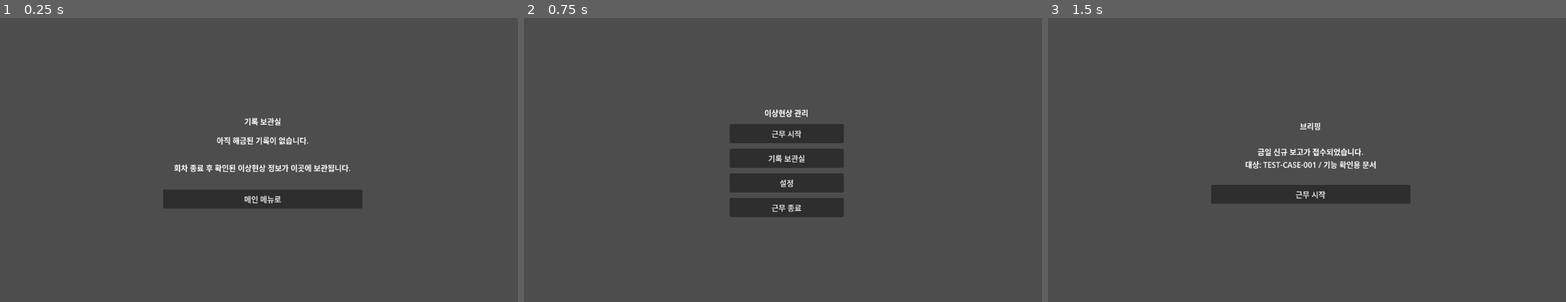
Above: before the commit, frames 1-3 (left to right).
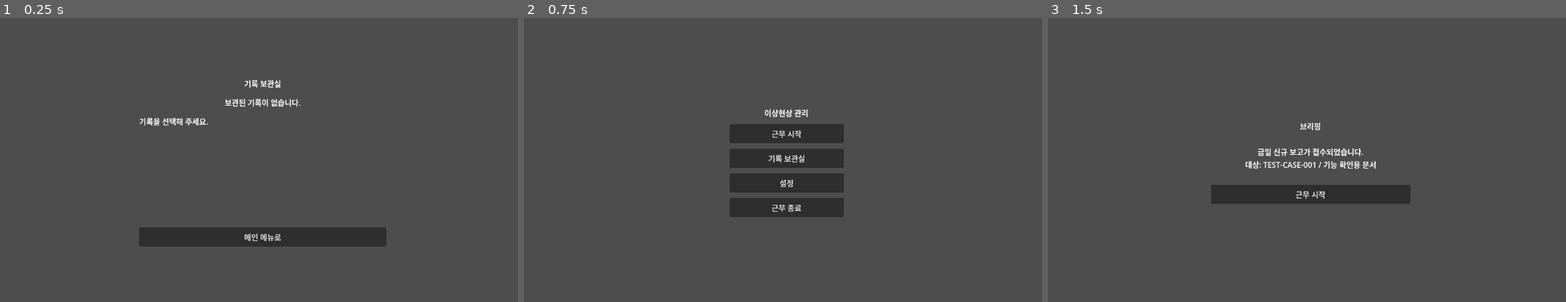
Above: after the commit, the same moments.

Repository: maze4670/AnomalyManagementBranch
Game: Godot game, scene res://scenes/archive/ArchiveScreen.tscn
The game is run twice, just before and just after one commit, with the same random seed, the same clock (stepped at 60 frames per second) and the same inputs. The project has no main scene, so this scene is started directly.
Inputs:
- Up to frame 1 (0.25 s): no input
- Up to frame 2 (0.75 s): click "메인 메뉴로" at 0.5 s
- Up to frame 3 (1.5 s): click "근무 시작" at 1.25 s

The runs differ from the first frame. In frame 1, 7.1% of the frame differs, in the area x 26-75%, y 21-81%; in frame 2, nothing differs; in frame 3, nothing differs.

Commit message:
Remove archive system explanation text

Diff:
--- a/scenes/archive/ArchiveScreen.tscn
+++ b/scenes/archive/ArchiveScreen.tscn
@@ -31,13 +31,13 @@
 
 [node name="EmptyLabel" type="Label" parent="CenterContainer/ContentContainer"]
 layout_mode = 2
-text = "아직 해금된 기록이 없습니다."
+text = "보관된 기록이 없습니다."
 horizontal_alignment = 1
 vertical_alignment = 1
 
 [node name="ArchiveListTitleLabel" type="Label" parent="CenterContainer/ContentContainer"]
 layout_mode = 2
-text = "해금된 기록"
+text = "보관된 기록"
 horizontal_alignment = 1
 vertical_alignment = 1
 
@@ -45,12 +45,11 @@
 layout_mode = 2
 theme_override_constants/separation = 8
 
-[node name="DescriptionLabel" type="Label" parent="CenterContainer/ContentContainer"]
-custom_minimum_size = Vector2(420, 60)
+[node name="DetailLabel" type="Label" parent="CenterContainer/ContentContainer"]
+custom_minimum_size = Vector2(520, 220)
 layout_mode = 2
-text = "회차 종료 후 확인된 이상현상 정보가 이곳에 보관됩니다."
-horizontal_alignment = 1
-vertical_alignment = 1
+text = "기록을 선택해 주세요."
+vertical_alignment = 0
 autowrap_mode = 3
 
 [node name="MainMenuButton" type="Button" parent="CenterContainer/ContentContainer"]
--- a/scripts/ui/archive/archive_screen.gd
+++ b/scripts/ui/archive/archive_screen.gd
@@ -7,6 +7,7 @@
 @onready var empty_label: Label = $CenterContainer/ContentContainer/EmptyLabel
 @onready var archive_list_title_label: Label = $CenterContainer/ContentContainer/ArchiveListTitleLabel
 @onready var archive_list_container: VBoxContainer = $CenterContainer/ContentContainer/ArchiveListContainer
+@onready var detail_label: Label = $CenterContainer/ContentContainer/DetailLabel
 
 
 func _ready() -> void:
@@ -19,6 +20,7 @@
 
 func _load_archive_list() -> void:
 	_clear_archive_list()
+	detail_label.text = "기록을 선택해 주세요."
 
 	var save_manager: Variant = SAVE_MANAGER_SCRIPT.new()
 	var archive_data: Dictionary = save_manager.load_archive_save()
@@ -38,11 +40,11 @@
 		if typeof(case_archive_data) != TYPE_DICTIONARY:
 			continue
 
-		var item_label: Label = Label.new()
-		item_label.text = _get_archive_case_label(str(case_id), case_archive_data as Dictionary)
-		item_label.horizontal_alignment = HORIZONTAL_ALIGNMENT_CENTER
-		item_label.autowrap_mode = TextServer.AUTOWRAP_WORD_SMART
-		archive_list_container.add_child(item_label)
+		var case_archive_dictionary: Dictionary = case_archive_data as Dictionary
+		var item_button: Button = Button.new()
+		item_button.text = _get_archive_case_label(str(case_id))
+		item_button.pressed.connect(_on_archive_case_pressed.bind(str(case_id), case_archive_dictionary))
+		archive_list_container.add_child(item_button)
 
 	if archive_list_container.get_child_count() == 0:
 		_show_empty_archive()
@@ -54,25 +56,99 @@
 
 
 func _show_empty_archive() -> void:
-	empty_label.text = "아직 해금된 기록이 없습니다."
+	empty_label.text = "보관된 기록이 없습니다."
 	empty_label.visible = true
 	archive_list_title_label.visible = false
 	archive_list_container.visible = false
+	detail_label.text = "기록을 선택해 주세요."
 
 
-func _get_archive_case_label(case_id: String, case_archive_data: Dictionary) -> String:
+func _get_archive_case_label(case_id: String) -> String:
 	var data_manager: Variant = DATA_MANAGER_SCRIPT.new()
 	var case_document: Dictionary = data_manager.load_case_document(case_id)
 	data_manager.free()
 
 	var display_id: String = str(case_document.get("display_id", case_id))
 	var alias: String = str(case_document.get("alias", ""))
+	if alias.is_empty():
+		return display_id
+
+	return "%s / %s" % [display_id, alias]
+
+
+func _on_archive_case_pressed(case_id: String, case_archive_data: Dictionary) -> void:
+	detail_label.text = _build_archive_detail_text(case_id, case_archive_data)
+
+
+func _build_archive_detail_text(case_id: String, case_archive_data: Dictionary) -> String:
+	var data_manager: Variant = DATA_MANAGER_SCRIPT.new()
+	var case_document: Dictionary = data_manager.load_case_document(case_id)
+	var case_reports: Dictionary = data_manager.load_case_reports(case_id)
+	data_manager.free()
+
+	var lines: Array[String] = []
+	lines.append("식별명: %s" % str(case_document.get("display_id", "")))
+	lines.append("별칭: %s" % str(case_document.get("alias", "")))
+	lines.append("분류: %s" % str(case_document.get("category", "")))
+	lines.append("기본 설명: %s" % str(case_document.get("basic_description", "")))
+	lines.append("추가 설명:")
+
+	var additional_descriptions: Variant = case_document.get("additional_descriptions", [])
+	if typeof(additional_descriptions) == TYPE_ARRAY:
+		for description in (additional_descriptions as Array):
+			lines.append("- %s" % str(description))
+
+	lines.append("")
+	lines.append("[보고 기록]")
+	var report_texts: Array[String] = _get_visible_report_texts(case_id, case_archive_data, case_reports)
+	if report_texts.is_empty():
+		lines.append("표시할 보고 기록이 없습니다.")
+	else:
+		lines.append_array(report_texts)
+
+	return "\n".join(PackedStringArray(lines))
+
+
+func _get_visible_report_texts(case_id: String, case_archive_data: Dictionary, case_reports: Dictionary) -> Array[String]:
 	var unlock_level: String = str(case_archive_data.get("unlock_level", "partial"))
-	var unlock_label: String = "일부 기록 해금"
-	if unlock_level == "full":
-		unlock_label = "전체 기록 해금"
+	var visible_node_ids: Array[String] = _get_visible_node_ids(case_id, case_archive_data)
+	var report_texts: Array[String] = []
+	var nodes: Variant = case_reports.get("nodes", [])
+	if typeof(nodes) != TYPE_ARRAY:
+		return report_texts
 
-	if alias.is_empty():
-		return "%s - %s" % [display_id, unlock_label]
+	for node in (nodes as Array):
+		if typeof(node) != TYPE_DICTIONARY:
+			continue
 
-	return "%s / %s - %s" % [display_id, alias, unlock_label]
+		var node_data: Dictionary = node as Dictionary
+		var node_id: String = str(node_data.get("node_id", ""))
+		# 기능 확인용 full 처리에서는 저장된 키가 비어 있어도 테스트 보고 노드를 모두 표시한다.
+		if unlock_level != "full" or not visible_node_ids.is_empty():
+			if not visible_node_ids.has(node_id):
+				continue
+
+		report_texts.append("%s\n%s" % [
+			str(node_data.get("report_day_label", "")),
+			str(node_data.get("report_text", ""))
+		])
+
+	return report_texts
+
+
+func _get_visible_node_ids(case_id: String, case_archive_data: Dictionary) -> Array[String]:
+	var unlocked_report_keys: Variant = case_archive_data.get("unlocked_report_keys", [])
+	var node_ids: Array[String] = []
+	if typeof(unlocked_report_keys) != TYPE_ARRAY:
+		return node_ids
+
+	for report_key in (unlocked_report_keys as Array):
+		var key_parts: PackedStringArray = str(report_key).split(":")
+		if key_parts.size() != 2:
+			continue
+		if key_parts[0] != case_id:
+			continue
+
+		node_ids.append(key_parts[1])
+
+	return node_ids
